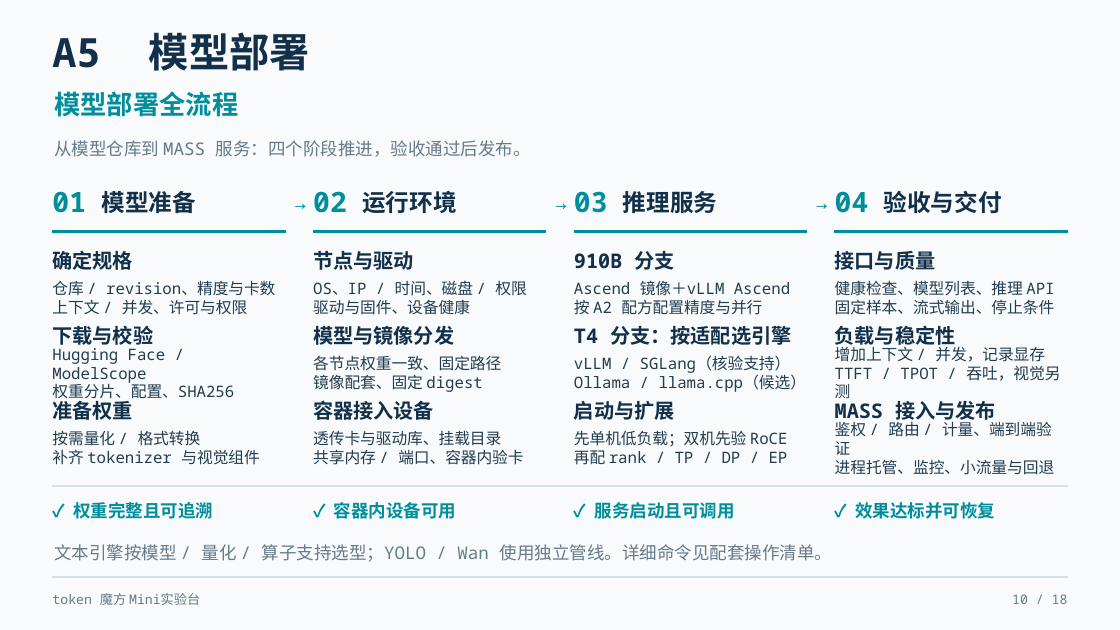
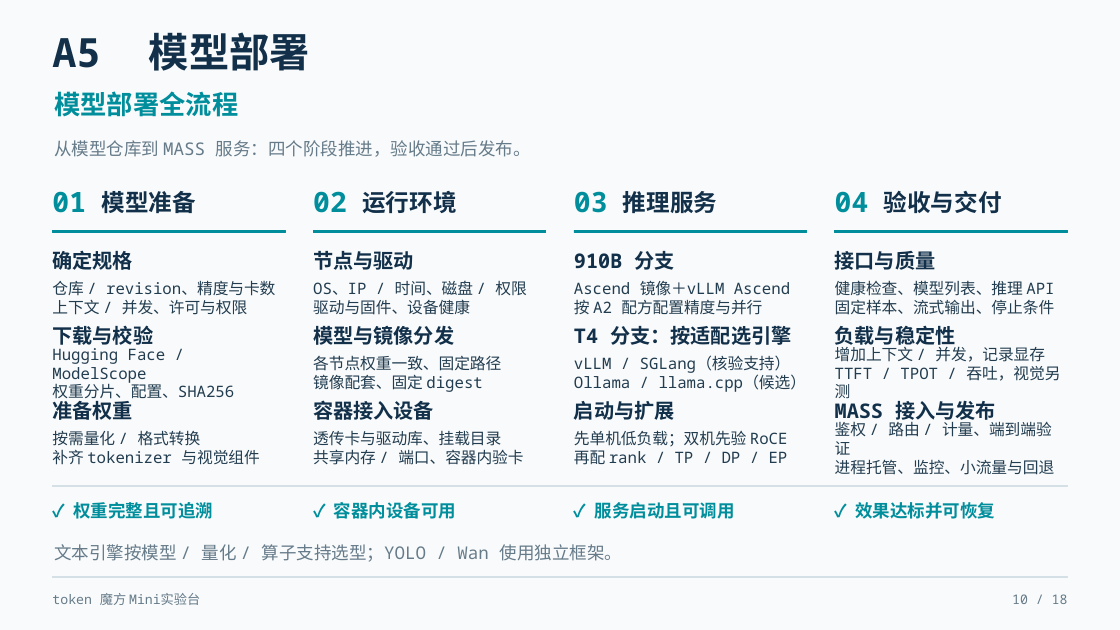
Before and after one commit to KurisuZhang/codex-catl, a slide deck: slide 10 of output/token_mini/Token魔方Mini实验台_完整合并版_修复版.pptx. Drawn at 1120x630 pixels with LibreOffice and Linux fonts; fonts in the diff are those of the drawing. Boxes give left, top, right and bottom in pixels: in the first picture for what was removed or moved away, otherwise in the second. Text is boxed around its words. In the diff, an @@ line names an element or a change of style, - is before the commit and + after.

```diff
--- a/output/token_mini/Token魔方Mini实验台_完整合并版_修复版.pptx
+++ b/output/token_mini/Token魔方Mini实验台_完整合并版_修复版.pptx
@@ text removed at [289,187,313,215] @@
-→
@@ text removed at [549,187,573,215] @@
-→
@@ text removed at [811,187,834,215] @@
-→
@@ text at [54,544,622,562]: text changed @@
-文本引擎按模型 / 量化 / 算子支持选型；YOLO / Wan 使用独立管线。详细命令见配套操作清单。
+文本引擎按模型 / 量化 / 算子支持选型；YOLO / Wan 使用独立框架。
```
Also in this commit, not shown: 12 other slides changed, 21 other files.
